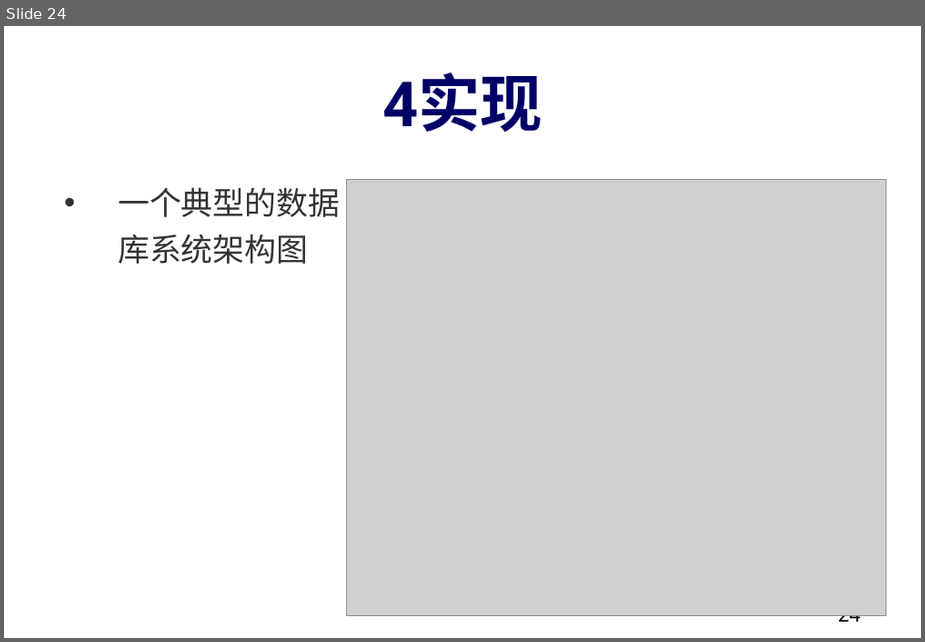
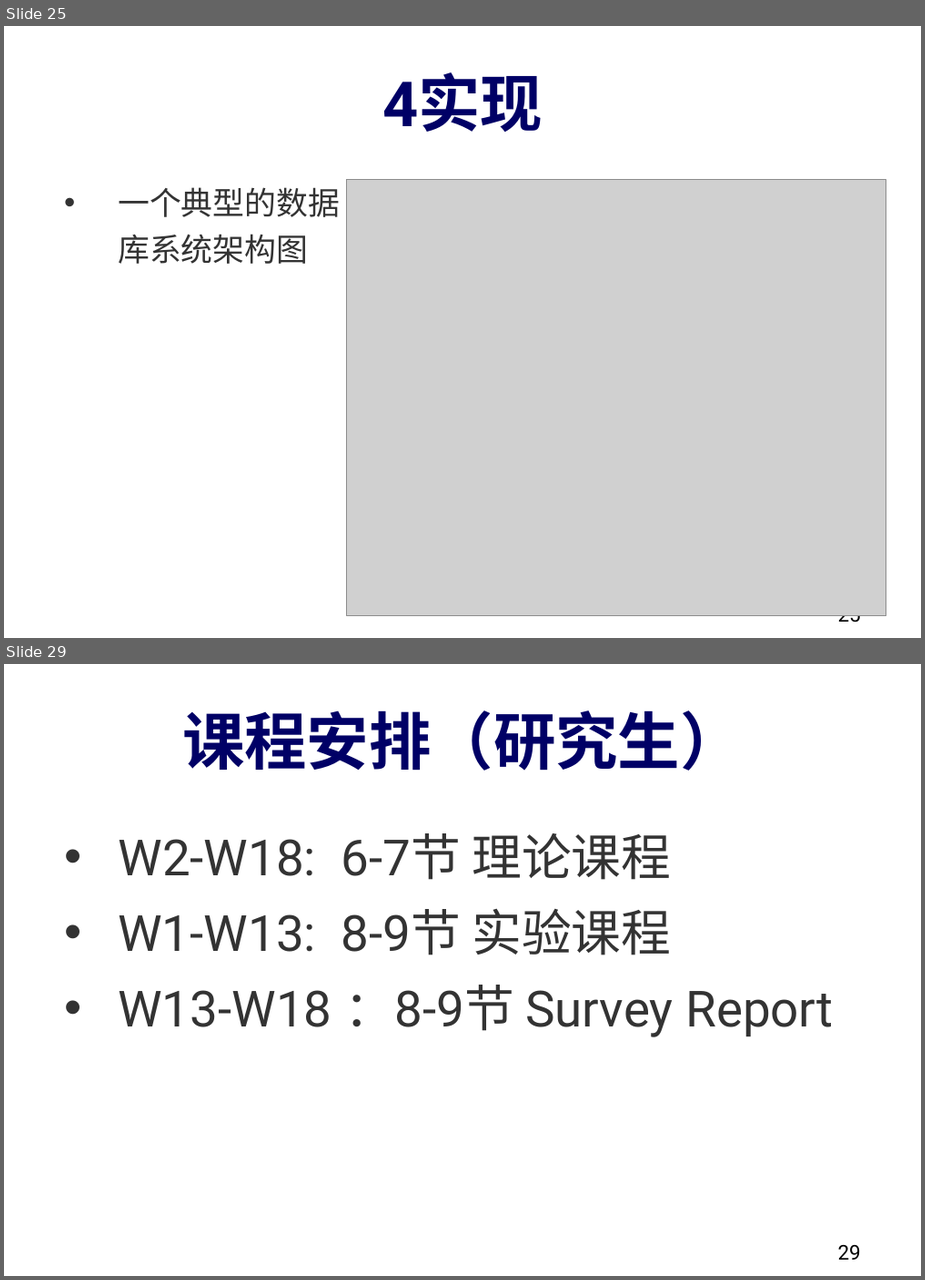
Before and after one commit to dase314/dase314.github.io, a slide deck: files/W1-Intro.pptx. Shown one above the other, each under a label of ours: slide 24 before the commit, slides 25 and 29 after it; the slides between them are not shown. The pictures are 925x642 and 925x1280 pixels, drawn with LibreOffice and Linux fonts; fonts in the diff are those of the drawing; grey boxes stand for pictures. Boxes give left, top, right and bottom in pixels: in the first picture for what was removed or moved away, otherwise in the second. Text is boxed around its words. In the diff, an @@ line names an element or a change of style, - is before the commit and + after.

```diff
--- a/files/W1-Intro.pptx
+++ b/files/W1-Intro.pptx
@@ slide 29 added at (4, 664, 921, 1276), background #FFFFFF @@
@@ title added at (182, 710, 742, 770), 55 pt, text #000066, bold @@
+课程安排（研究生）
@@ text added at (118, 833, 833, 1037), 44 pt, text #333333 @@
+• W2-W18: 6-7节 理论课程
+• W1-W13: 8-9节 实验课程
+• W13-W18 ：8-9节 Survey Report
@@ page number added at (838, 1245, 861, 1259), 18 pt, text #000000 @@
+29
@@ what was slide 24 is now slide 25 @@
@@ page number at (838, 615, 861, 627): text changed @@
-24
+25
```
Also in this commit, not shown: 7 slides changed, 1 other slide added, 2 other files.
